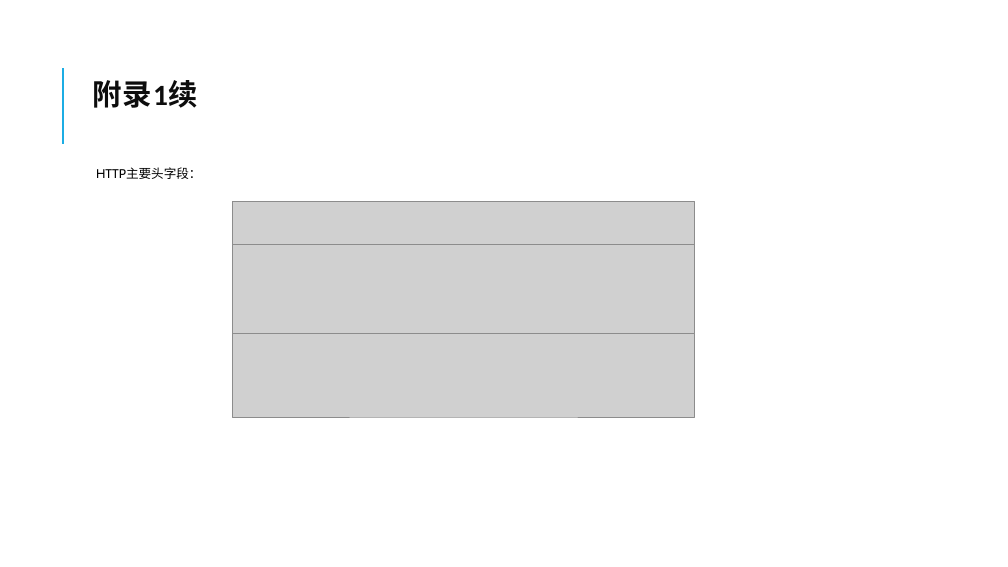
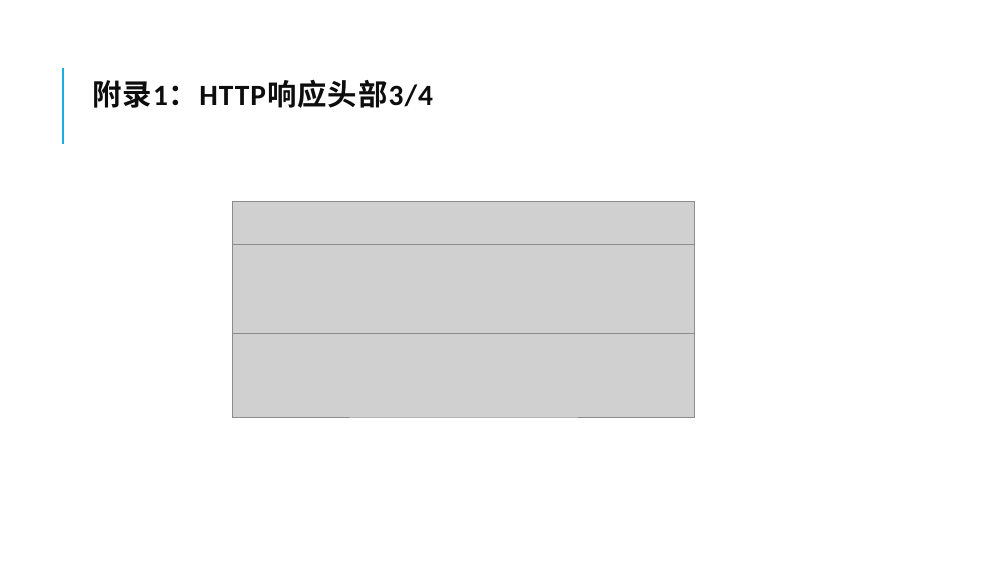
Before and after one commit to sleepingWhiteFish/CAGST, a slide deck: slide 70 of 网络是怎样连接的.pptx (slide 60 before the commit). Drawn at 1008x567 pixels with LibreOffice and Linux fonts; fonts in the diff are those of the drawing; grey boxes stand for pictures. Boxes give left, top, right and bottom in pixels: in the first picture for what was removed or moved away, otherwise in the second. Text is boxed around its words. In the diff, an @@ line names an element or a change of style, - is before the commit and + after.

```diff
--- a/网络是怎样连接的.pptx
+++ b/网络是怎样连接的.pptx
@@ title at [92,79,433,108]: text changed @@
-附录1续
+附录1：HTTP响应头部3/4
@@ text removed at [96,167,202,179] @@
-  HTTP主要头字段：
```
Also in this commit, not shown: 15 other slides changed, 22 slides added, 10 slides removed.
